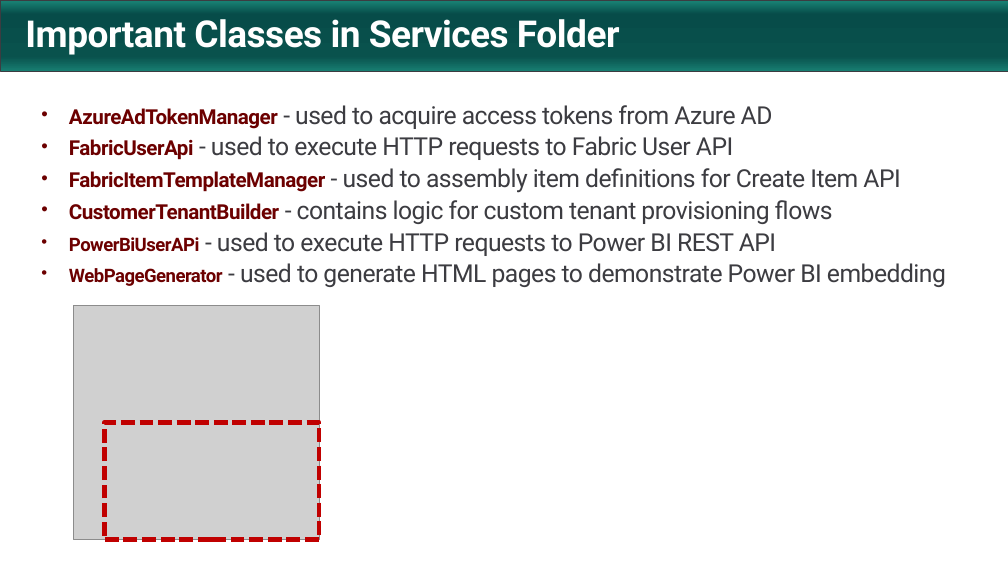
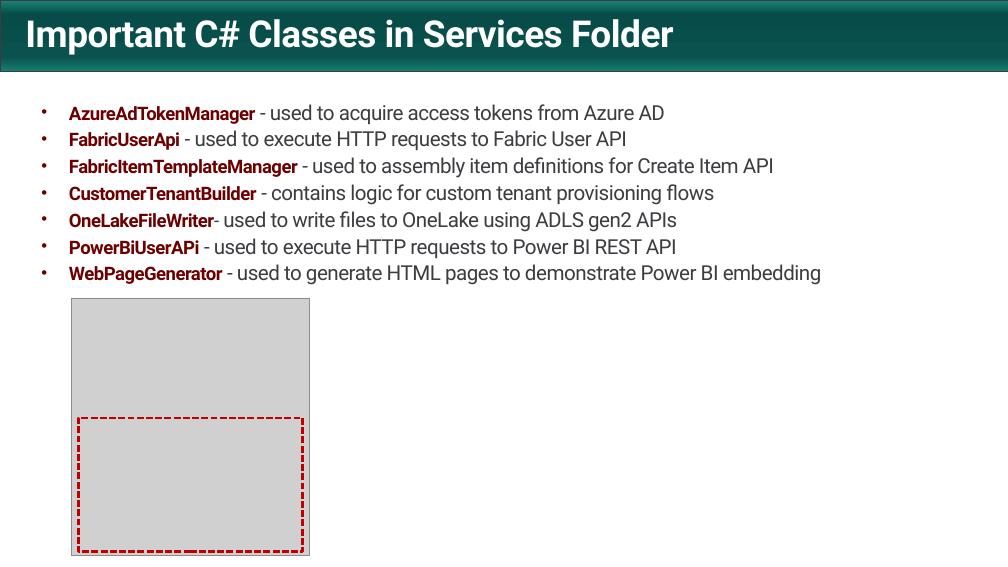
Before and after one commit to PowerBiDevCamp/FabricUserApiDemo, a slide deck: slide 10 of Getting Started.pptx (slide 8 before the commit). Drawn at 1008x567 pixels with LibreOffice and Linux fonts; fonts in the diff are those of the drawing; grey boxes stand for pictures; background and template pictures are left out. Boxes give left, top, right and bottom in pixels: in the first picture for what was removed or moved away, otherwise in the second. Text is boxed around its words. In the diff, an @@ line names an element or a change of style, - is before the commit and + after.

```diff
--- a/Getting Started.pptx
+++ b/Getting Started.pptx
@@ rectangle added at [0, 0, 1008, 71], fill gradient #198375 to #074C49 to #09524D to #177D71, outline #3C3C41 0.5 pt @@
@@ title at [25, 19, 674, 55]: text changed @@
-Important Classes in Services Folder
+Important C# Classes in Services Folder
@@ text at [69, 104, 822, 285]: size 20 to 18 pt in "AzureAdTokenManager", "FabricUserApi", "FabricItemTemplateManager", "CustomerTenantBuilder"; size 24 to 20 pt in "- used to acquire access tokens from ...", "- used to execute HTTP requests to ...", "- used to assembly item definitions for ...", "- contains logic for custom tenant provisioning ..." and 2 more places @@
@@ text at [69, 211, 677, 232]: paragraph added @@
+• OneLakeFileWriter- used to write files to OneLake using ADLS gen2 APIs
@@ picture: place and size @@
-picture at [73, 305, 319, 540]
+picture at [72, 298, 310, 555]
@@ rectangle: place and size @@
-rectangle at [105, 422, 319, 540]
+rectangle at [79, 418, 303, 551]
@@ rectangle at [79, 418, 303, 551]: outline #C00000 4.5 pt dashed to #C00000 2.25 pt dashed @@
```
Also in this commit, not shown: 47 other slides changed, 10 slides added, 3 slides removed, 54 other files.
